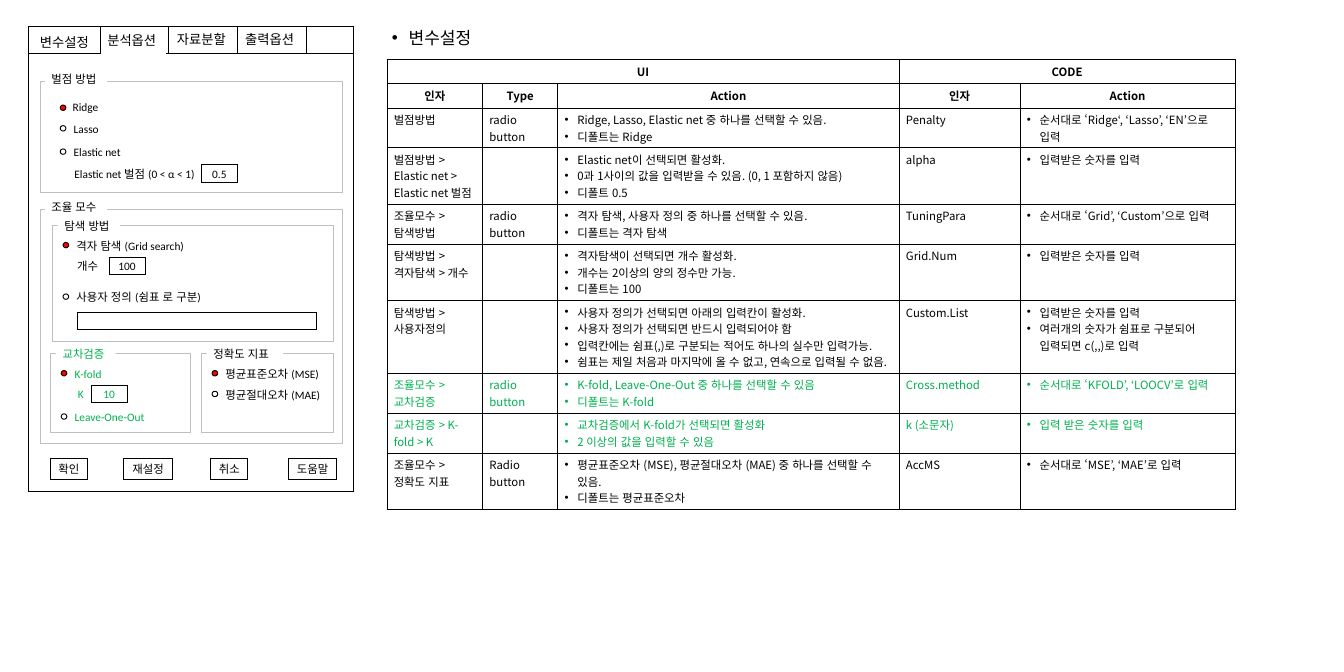
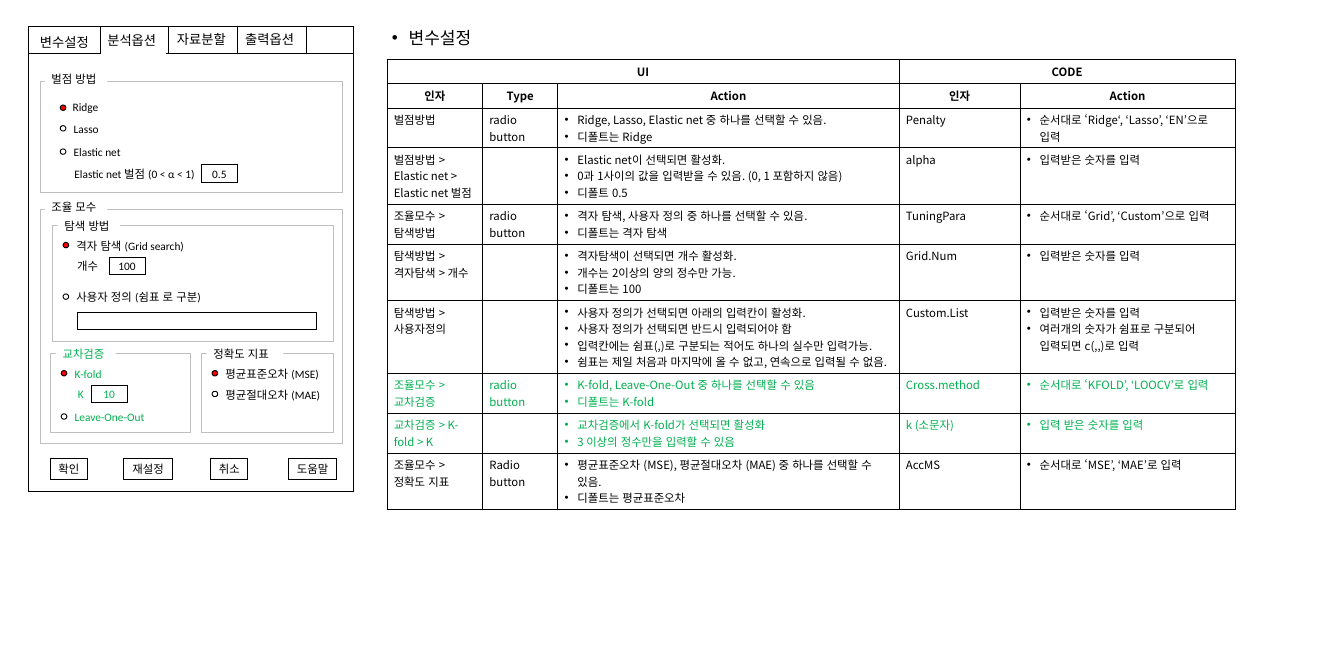
Before and after one commit to wonji/WJ_codes, a slide deck: slide 2 of Rex/PenLM/new_벌점화선형회귀분석_UI.pptx. Drawn at 1344x672 pixels with LibreOffice and Linux fonts; fonts in the diff are those of the drawing. Boxes give left, top, right and bottom in pixels: in the first picture for what was removed or moved away, otherwise in the second. Text is boxed around its words. In the diff, an @@ line names an element or a change of style, - is before the commit and + after.

```diff
--- a/Rex/PenLM/new_벌점화선형회귀분석_UI.pptx
+++ b/Rex/PenLM/new_벌점화선형회귀분석_UI.pptx
@@ table at <box>387,59,1235,507</box> @@
-row 9, column 3: 교차검증에서 K-fold가 선택되면 활성화 / 2 이상의 값을 입력할 수 있음
+row 9, column 3: 교차검증에서 K-fold가 선택되면 활성화 / 3 이상의 정수만을 입력할 수 있음
```
Also in this commit, not shown: 1 other file.
